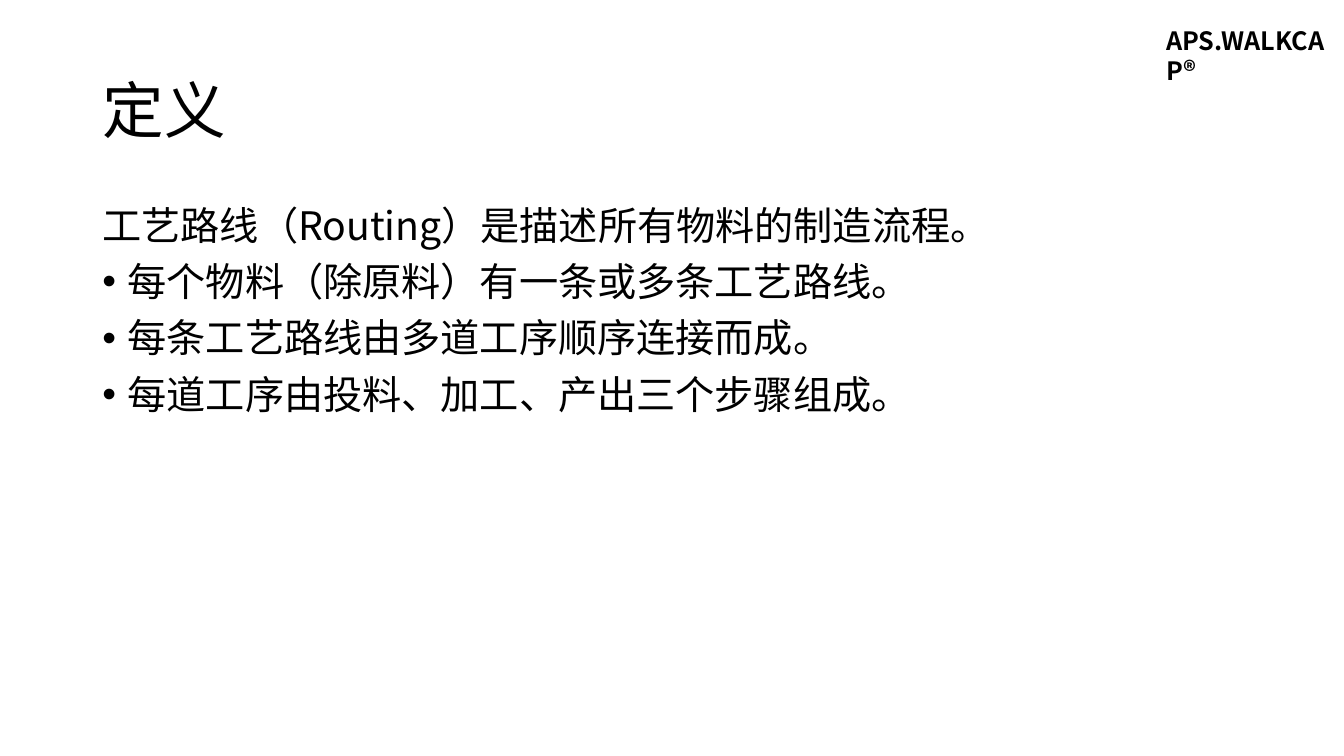
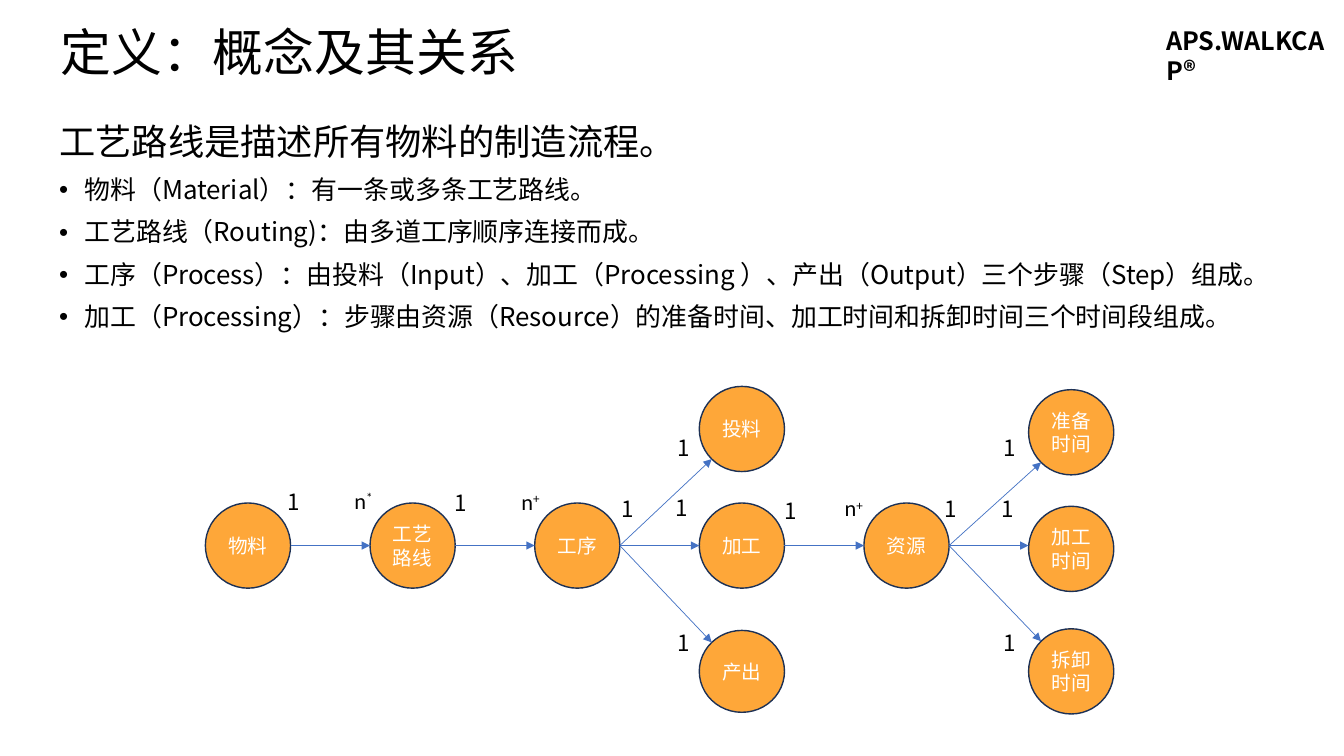
Before and after one commit to walkcap/APS.WALKCAP, a slide deck: slide 2 of WALKCAP-APS-PPT-01-01 APS.WALKCAP®高级计划与排程软件需求分析 第1讲 工艺路线.pptx. Drawn at 1344x756 pixels with LibreOffice and Linux fonts; fonts in the diff are those of the drawing. Boxes give left, top, right and bottom in pixels: in the first picture for what was removed or moved away, otherwise in the second. Text is boxed around its words. In the diff, an @@ line names an element or a change of style, - is before the commit and + after.

```diff
--- a/WALKCAP-APS-PPT-01-01 APS.WALKCAP®高级计划与排程软件需求分析 第1讲 工艺路线.pptx
+++ b/WALKCAP-APS-PPT-01-01 APS.WALKCAP®高级计划与排程软件需求分析 第1讲 工艺路线.pptx
@@ text added at (60, 27, 518, 75), 36.3 pt, text #000000 @@
+定义：概念及其关系
@@ title removed at (102, 81, 225, 138) @@
-定义
@@ text at (59, 124, 1270, 333): text changed; size 28 to 18.5 pt @@
-工艺路线（Routing）是描述所有物料的制造流程。
-• 每个物料（除原料）有一条或多条工艺路线。
-• 每条工艺路线由多道工序顺序连接而成。
-• 每道工序由投料、加工、产出三个步骤组成。
+工艺路线是描述所有物料的制造流程。
+• 物料（Material）：有一条或多条工艺路线。
+• 工艺路线（Routing)：由多道工序顺序连接而成。
+• 工序（Process）：由投料（Input）、加工（Processing ）、产出（Output）三个步骤（Step）组成。
+• 加工（Processing）：步骤由资源（Resource）的准备时间、加工时间和拆卸时间三个时间段组成。
@@ group added at (206, 386, 1114, 715): 14 texts, 10 ellipses, 9 arrows @@
+工艺
+路线
+物料
+工序
+加工
+投料
+产出
+资源
+加工时间
+准备时间
+拆卸时间
+1
+n*
+1
+n+
+1
+1
+1
+1
+1
+n+
+1
+1
+1
+1
```
Also in this commit, not shown: 5 other slides changed, 5 slides added, 1 slide removed, 1 other file.
